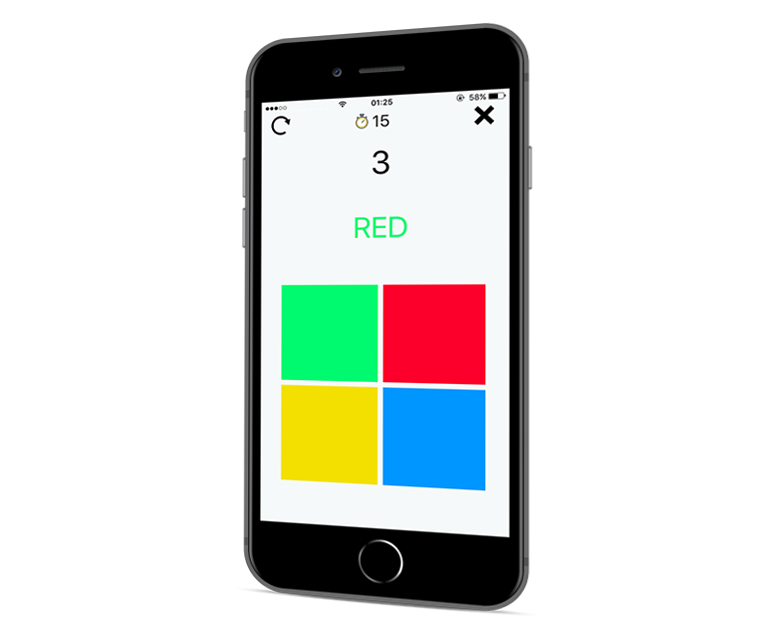
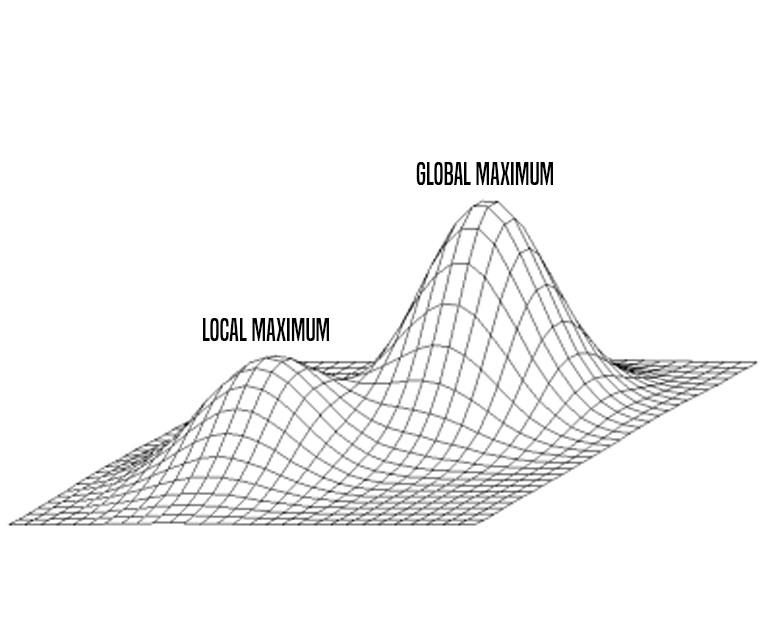
Layers edited between the first and the second 770×630 image:
added layer "Global Maximum" above "Local Maximum" over (416, 162, 553, 185)
added layer "Local Maximum" above "Layer 2" over (203, 318, 329, 341)
added layer "Layer 2" above "Layer 1" over (7, 145, 759, 537)
hid "Layer 1", painted on it over (7, 22, 759, 616)
showed "Background" over (7, 22, 759, 616)
